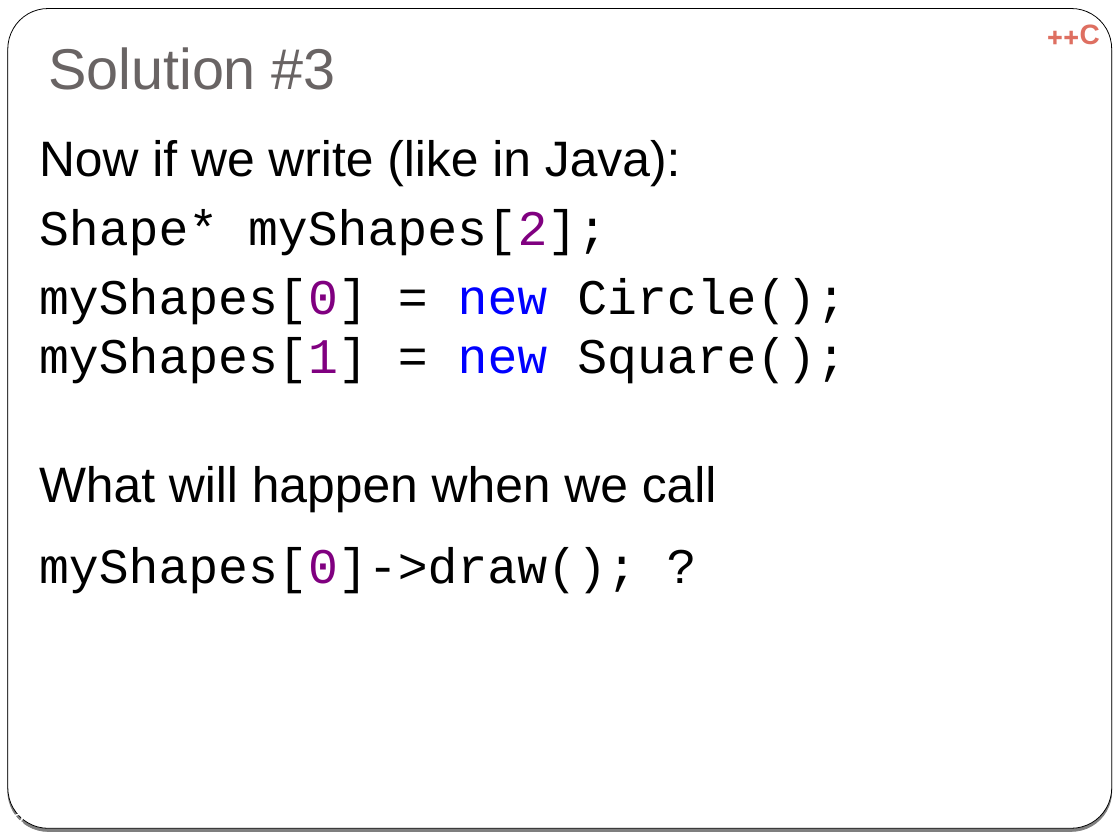
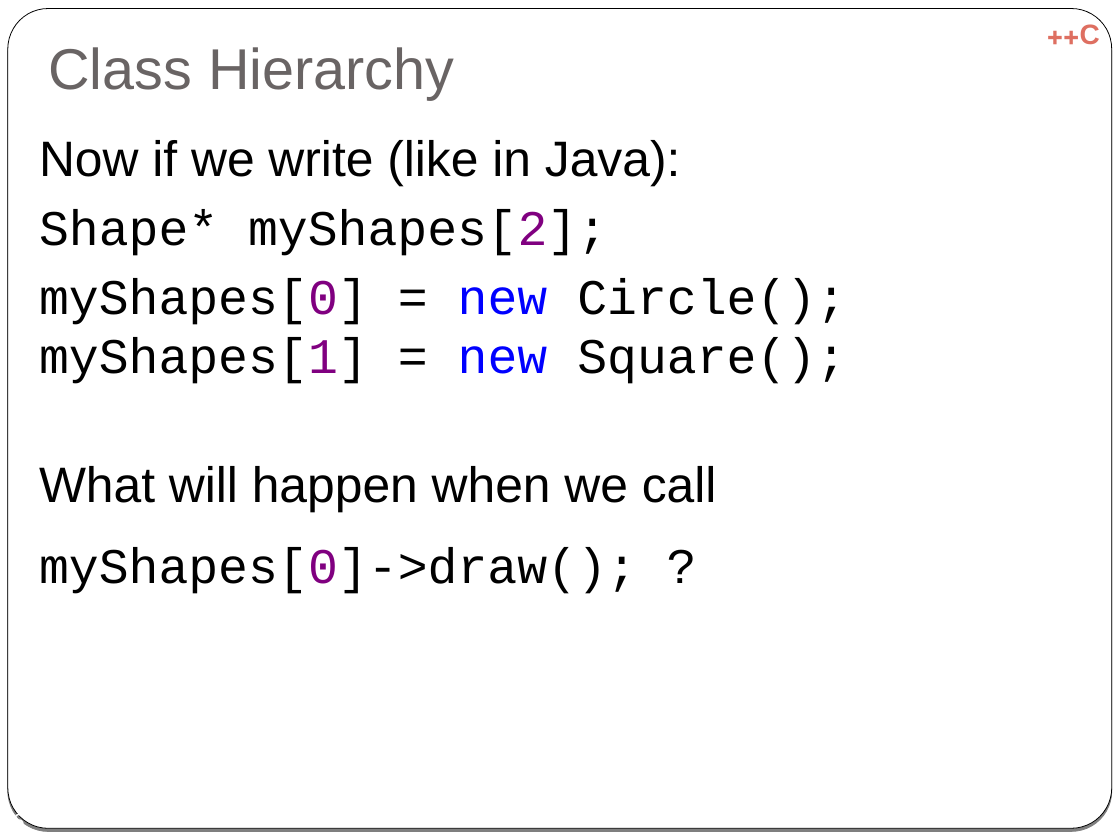
Before and after one commit to cpp-at-ariel/cpp-5779, a slide deck: slide 6 of 06-inheritance/slides-virtual.odp (slide 8 before the commit). Drawn at 1120x840 pixels with LibreOffice and Linux fonts; fonts in the diff are those of the drawing. Boxes give left, top, right and bottom in pixels: in the first picture for what was removed or moved away, otherwise in the second. Text is boxed around its words. In the diff, an @@ line names an element or a change of style, - is before the commit and + after.

```diff
--- a/06-inheritance/slides-virtual.odp
+++ b/06-inheritance/slides-virtual.odp
@@ title at [48,47,454,100]: text changed @@
-Solution #3
+Class Hierarchy
```
Also in this commit, not shown: 4 other slides changed, 2 slides removed, 12 other files.
